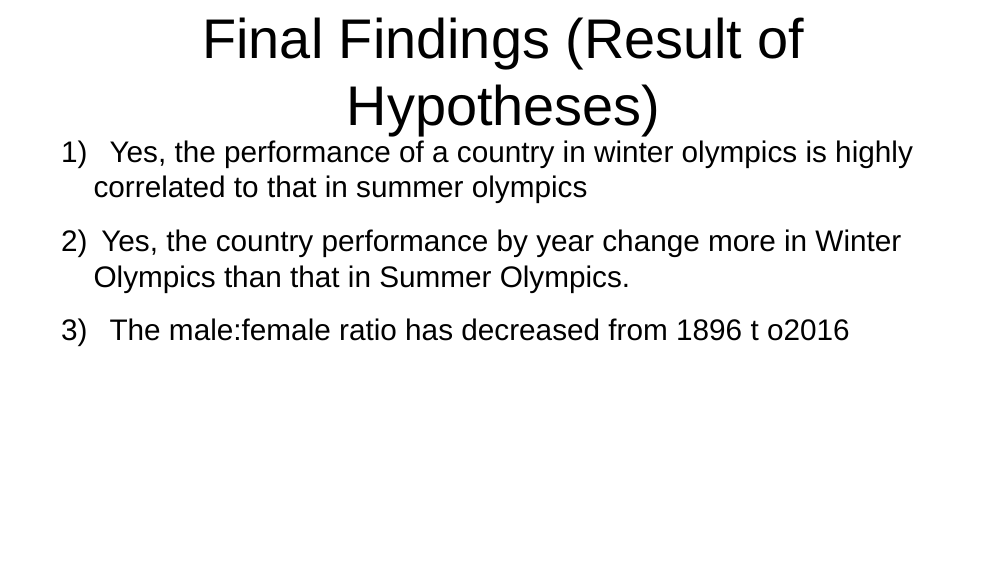
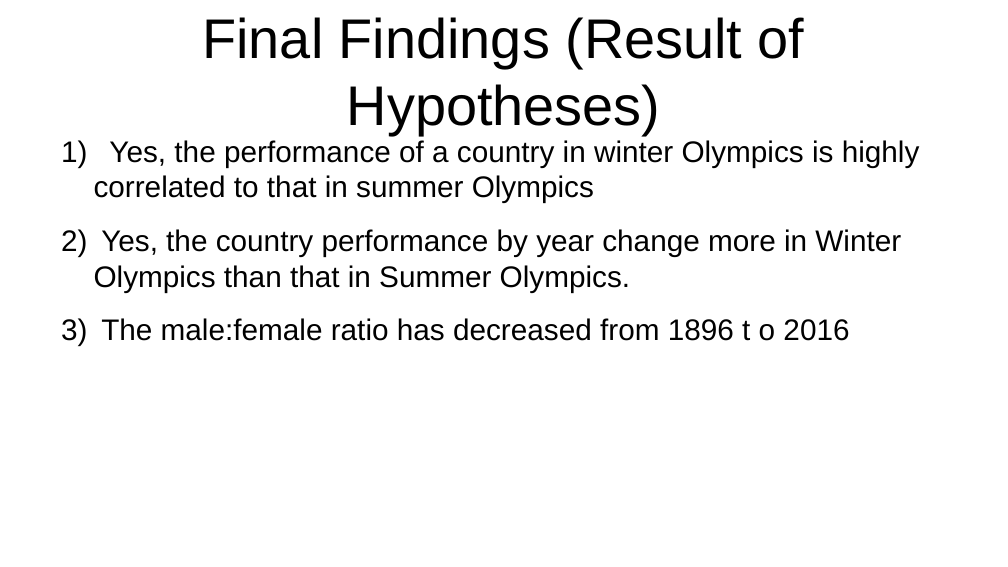
Before and after one commit to urbanclimatefr/Coursera-Learn-SQL-Basics-for-Data-Science, a slide deck: slide 15 of C4-SQL-for-Data-Science-Capstone-Project/SportsStats/presentation.pptx. Drawn at 1008x567 pixels with LibreOffice and Linux fonts; fonts in the diff are those of the drawing. Boxes give left, top, right and bottom in pixels: in the first picture for what was removed or moved away, otherwise in the second. Text is boxed around its words. In the diff, an @@ line names an element or a change of style, - is before the commit and + after.

```diff
--- a/C4-SQL-for-Data-Science-Capstone-Project/SportsStats/presentation.pptx
+++ b/C4-SQL-for-Data-Science-Capstone-Project/SportsStats/presentation.pptx
@@ text at (94,140,920,203): text changed @@
-1) Yes, the performance of a country in winter olympics is highly correlated to that in summer olympics
+1) Yes, the performance of a country in winter Olympics is highly correlated to that in summer Olympics
@@ text at (101,318,849,341): spaces changed @@
-3) The male:female ratio has decreased from 1896 t o2016
+3) The male:female ratio has decreased from 1896 t o 2016
```
Also in this commit, not shown: 1 other slide changed, 1 slide added.
